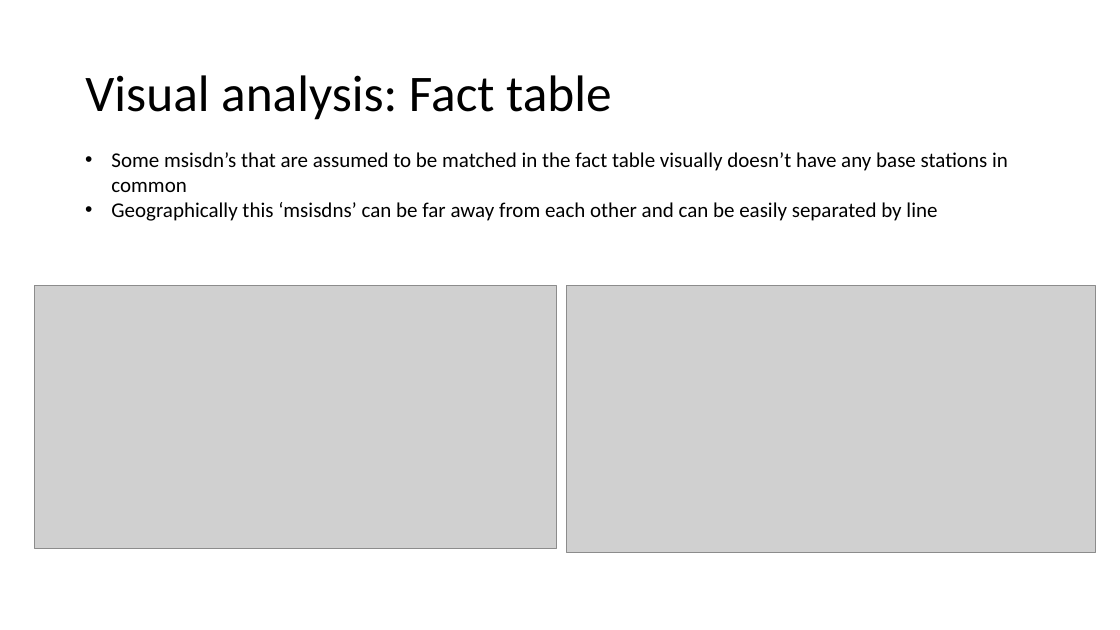
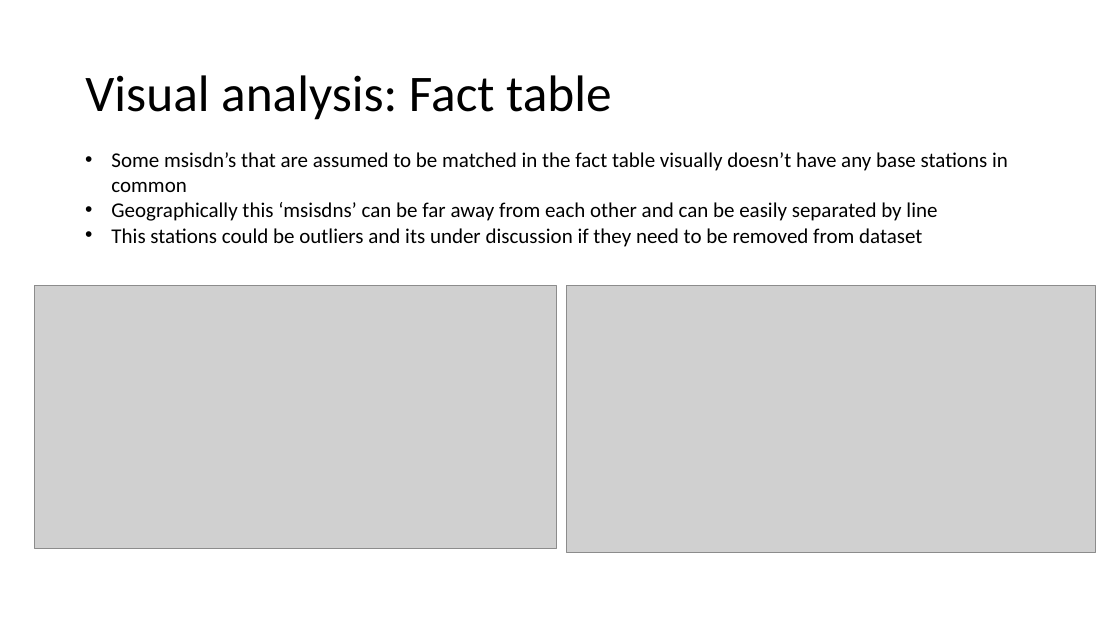
Before and after one commit to Sirorezka/Telecom_project, a slide deck: slide 8 of my_ppt.pptx (slide 7 before the commit). Drawn at 1120x630 pixels with LibreOffice and Linux fonts; fonts in the diff are those of the drawing; grey boxes stand for pictures. Boxes give left, top, right and bottom in pixels: in the first picture for what was removed or moved away, otherwise in the second. Text is boxed around its words. In the diff, an @@ line names an element or a change of style, - is before the commit and + after.

```diff
--- a/my_ppt.pptx
+++ b/my_ppt.pptx
@@ text at (111,228,922,247): paragraph added @@
+• This stations could be outliers and its under discussion if they need to be removed from dataset
```
Also in this commit, not shown: 8 other slides changed, 2 slides added, 1 slide removed, 6 other files.
